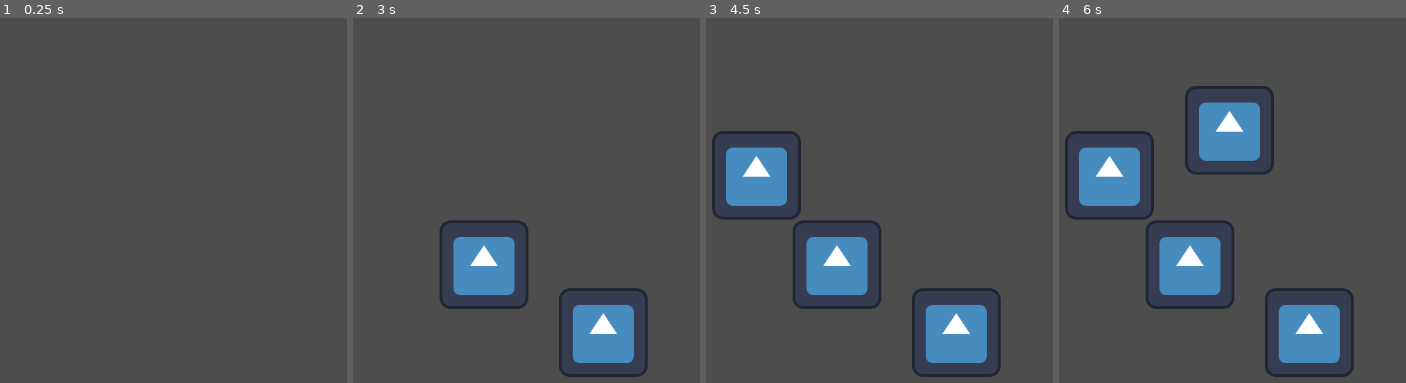
Above: before the commit, frames 1-4 (left to right).
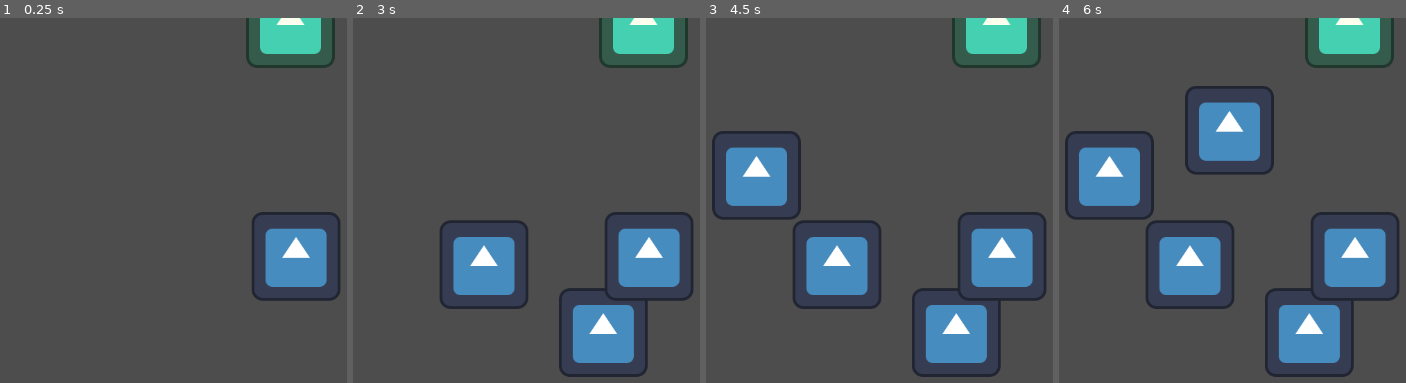
Above: after the commit, the same moments.

Repository: Nelbaiady/level-designer-project
Game: Godot game, scene res://Scenes/editor.tscn
The game is run twice, just before and just after one commit, with the same random seed, the same clock (stepped at 60 frames per second) and the same inputs. The engine's default icon, where the game draws it, is replaced by a stand-in: a white triangle on a blue panel in a dark square.
Inputs (mouse positions are in pixels of both pictures, inside the frame that each line leads up to):
- Up to frame 1 (0.25 s): no input
- Up to frame 2 (3 s): tap Enter at 0.5, 2 s; move the mouse to (outside the picture) at 0.52 s; hold X (jump, bound only after the commit) 0.53-1.28 s; hold Right (right, bound only after the commit) 0.53-2.03 s; tap Space at 1.25, 2.75 s; move the mouse to (484, 266) at 1.27 s; click (484, 266) at 1.35 s; tap X (jump, bound only after the commit) at 1.52, 1.55, 1.82 s; move the mouse to (outside the picture) at 2.02 s; hold Left (left, bound only after the commit) 2.03-2.78 s; hold X (jump, bound only after the commit) 2.03-2.78 s; move the mouse to (602, 331) at 2.77 s; hold Right (right, bound only after the commit) from 2.78 s (still down); click (602, 331) at 2.85 s
- Up to frame 3 (4.5 s): tap X (jump, bound only after the commit) at 3.02, 3.05, 3.32 s; tap Enter at 3.5 s; move the mouse to (outside the picture) at 3.52 s; hold X (jump, bound only after the commit) 3.53-4.28 s; tap Space at 4.25 s; move the mouse to (758, 174) at 4.27 s; release Right (right, bound only after the commit) at 4.28 s; hold Left (left, bound only after the commit) from 4.28 s (still down); click (758, 174) at 4.35 s
- Up to frame 4 (6 s): tap X (jump, bound only after the commit) at 4.52, 4.55, 4.82 s; move the mouse to (1388, 244) at 5.02 s; release Left (left, bound only after the commit) at 5.03 s; hold Right (right, bound only after the commit) 5.03-5.78 s; hold X (jump, bound only after the commit) 5.03-5.78 s; move the mouse to (1229, 131) at 5.77 s; hold Left (left, bound only after the commit) from 5.78 s (still down); click (1229, 131) at 5.85 s

The runs differ from the first frame. In frame 1, 5.8% of the frame differs, in the area x 70-98%, y 0-78%; in frame 2, 5.9%; in frame 3, 5.9%; in frame 4, 5.9%.

Commit message:
Added player
-Added a player scene
-Added global editor singleton
-Added play and edit modes
-Added collision to tiles
-Added gravity to player in play mode
-Added basic player movement

Diff:
--- a/Scenes/Objects/Terrain/Placeholder.tscn
+++ b/Scenes/Objects/Terrain/Placeholder.tscn
@@ -1,8 +1,16 @@
-[gd_scene load_steps=2 format=3 uid="uid://fowyuhehhfg2"]
+[gd_scene load_steps=3 format=3 uid="uid://fowyuhehhfg2"]
 
 [ext_resource type="Texture2D" uid="uid://dhvhdi28jrkuv" path="res://icon.svg" id="1_8ncec"]
+
+[sub_resource type="RectangleShape2D" id="RectangleShape2D_8ncec"]
 
 [node name="Placeholder" type="Node2D"]
 
 [node name="Sprite2D" type="Sprite2D" parent="."]
 texture = ExtResource("1_8ncec")
+
+[node name="StaticBody2D" type="StaticBody2D" parent="."]
+
+[node name="CollisionShape2D" type="CollisionShape2D" parent="StaticBody2D"]
+scale = Vector2(6.5, 6.5)
+shape = SubResource("RectangleShape2D_8ncec")
--- /dev/null
+++ b/Scenes/Player.tscn
@@ -0,0 +1,18 @@
+[gd_scene load_steps=4 format=3 uid="uid://ce1i72nmpos1n"]
+
+[ext_resource type="Script" uid="uid://dm0nrwlnpl01u" path="res://Scenes/player.gd" id="1_rpqav"]
+[ext_resource type="Texture2D" uid="uid://dhvhdi28jrkuv" path="res://icon.svg" id="2_kyqiw"]
+
+[sub_resource type="CapsuleShape2D" id="CapsuleShape2D_gntrk"]
+radius = 63.0
+height = 126.0
+
+[node name="CharacterBody2D" type="CharacterBody2D"]
+script = ExtResource("1_rpqav")
+
+[node name="Sprite2D" type="Sprite2D" parent="."]
+modulate = Color(0.9859586, 1.4865413, 0.93062603, 1)
+texture = ExtResource("2_kyqiw")
+
+[node name="CollisionShape2D" type="CollisionShape2D" parent="."]
+shape = SubResource("CapsuleShape2D_gntrk")
--- a/Scenes/editor.gd
+++ b/Scenes/editor.gd
@@ -5,6 +5,8 @@
 @onready var file_dialog: FileDialog = $"../FileDialog"
 var popupIsOpen = false
 var isSaving = false
+
+
 
 func _physics_process(delta: float) -> void:
 	if !popupIsOpen:
@@ -21,6 +23,15 @@
 			for i in level.get_children():
 				i.queue_free()
 			print('cleared and also delta is ',delta)
+
+		#toggle between edit mode and play mode
+		if Input.is_action_just_pressed("toggleEditing"):
+			if globalEditor.isEditing:
+				globalEditor.isEditing = false
+			else:
+				globalEditor.resetStage.emit()
+				globalEditor.isEditing = true
+
 
 	if Input.is_action_just_pressed("save"):
 		popupIsOpen = true
--- a/Scenes/editor.tscn
+++ b/Scenes/editor.tscn
@@ -1,7 +1,10 @@
-[gd_scene load_steps=3 format=3 uid="uid://bgavxi5l77ibl"]
+[gd_scene load_steps=6 format=3 uid="uid://bgavxi5l77ibl"]
 
 [ext_resource type="Script" uid="uid://buy227idb1d0c" path="res://Scenes/editor.gd" id="1_eyy8u"]
 [ext_resource type="Script" uid="uid://y0j4pcn25wfi" path="res://Scenes/level.gd" id="2_24ceq"]
+[ext_resource type="Script" uid="uid://p7hjdq8g24yk" path="res://Scenes/global_editor.gd" id="3_a7iym"]
+[ext_resource type="PackedScene" uid="uid://ce1i72nmpos1n" path="res://Scenes/Player.tscn" id="4_7wlcy"]
+[ext_resource type="PackedScene" uid="uid://fowyuhehhfg2" path="res://Scenes/Objects/Terrain/Placeholder.tscn" id="5_wkuwf"]
 
 [node name="Node2D" type="Node2D"]
 
@@ -12,9 +15,19 @@
 oversampling_override = 1.0
 position = Vector2i(255, 150)
 ok_button_text = "OK"
+root_subfolder = "savedLevels"
 
 [node name="Level" type="Node2D" parent="."]
 script = ExtResource("2_24ceq")
 
+[node name="globalEditor" type="Node" parent="."]
+script = ExtResource("3_a7iym")
+
+[node name="Player" parent="." instance=ExtResource("4_7wlcy")]
+position = Vector2(576, 8)
+
+[node name="Placeholder" parent="." instance=ExtResource("5_wkuwf")]
+position = Vector2(584, 344)
+
 [connection signal="canceled" from="FileDialog" to="Editor" method="_on_file_dialog_canceled"]
 [connection signal="confirmed" from="FileDialog" to="Editor" method="_on_file_dialog_confirmed"]
--- /dev/null
+++ b/Scenes/global_editor.gd
@@ -0,0 +1,4 @@
+extends Node
+
+var isEditing = true
+signal resetStage()
--- /dev/null
+++ b/Scenes/player.gd
@@ -0,0 +1,45 @@
+extends CharacterBody2D
+const gravity = 2400
+const maxMoveSpeed = 700
+const accelaration = 4000
+const jumpSpeed = 1000
+var gravityMult = 1
+var jumping = false
+var lastEditPosition = Vector2.ZERO
+
+var directionInput = Vector2.ZERO
+
+func _ready() -> void:
+	globalEditor.connect("resetStage",resetPlayer)
+
+func _physics_process(delta: float) -> void:
+	#Either mode
+	directionInput = Vector2(Input.get_axis("left","right"),Input.get_axis("down","up"))
+	#Edit mode
+	if globalEditor.isEditing:
+		lastEditPosition = position
+
+	#Play mode
+	else:
+		velocity = Vector2(move_toward(velocity.x,directionInput.x * maxMoveSpeed,accelaration*delta),velocity.y)
+		velocity.y += gravity * gravityMult * delta
+
+		if Input.is_action_just_pressed("jump"):
+			#Jump if jump button is pressed and the player is on the floor
+			if (is_on_floor()):
+				velocity= Vector2(velocity.x, -jumpSpeed)
+				jumping = true
+		else:
+			pass
+
+		if (is_on_floor()):
+			jumping = false
+			gravityMult = 1
+		else:
+			if !Input.is_action_pressed("jump"):
+				gravityMult = 1.5
+		move_and_slide()
+
+func resetPlayer():
+	position = lastEditPosition
+	velocity = Vector2.ZERO
--- a/project.godot
+++ b/project.godot
@@ -14,6 +14,10 @@
 run/main_scene="uid://bgavxi5l77ibl"
 config/features=PackedStringArray("4.5", "Forward Plus")
 config/icon="res://icon.svg"
+
+[autoload]
+
+globalEditor="*res://Scenes/global_editor.gd"
 
 [input]
 
@@ -42,3 +46,48 @@
 "events": [Object(InputEventKey,"resource_local_to_scene":false,"resource_name":"","device":-1,"window_id":0,"alt_press …(189 unchanged characters)…
 ]
 }
+toggleEditing={
+"deadzone": 0.2,
+"events": [Object(InputEventKey,"resource_local_to_scene":false,"resource_name":"","device":-1,"window_id":0,"alt_pressed":false,"shift_pressed":false,"ctrl_pressed":true,"meta_pressed":false,"pressed":false,"keycode":0,"physical_keycode":80,"key_label":0,"unicode":0,"location":0,"echo":false,"script":null)
+]
+}
+left={
+"deadzone": 0.2,
+"events": [Object(InputEventKey,"resource_local_to_scene":false,"resource_name":"","device":-1,"window_id":0,"alt_pressed":false,"shift_pressed":false,"ctrl_pressed":false,"meta_pressed":false,"pressed":false,"keycode":0,"physical_keycode":4194319,"key_label":0,"unicode":0,"location":0,"echo":false,"script":null)
+, Object(InputEventJoypadButton,"resource_local_to_scene":false,"resource_name":"","device":-1,"button_index":13,"pressure":0.0,"pressed":true,"script":null)
+, Object(InputEventJoypadMotion,"resource_local_to_scene":false,"resource_name":"","device":-1,"axis":0,"axis_value":-1.0,"script":null)
+]
+}
+right={
+"deadzone": 0.2,
+"events": [Object(InputEventKey,"resource_local_to_scene":false,"resource_name":"","device":-1,"window_id":0,"alt_pressed":false,"shift_pressed":false,"ctrl_pressed":false,"meta_pressed":false,"pressed":false,"keycode":0,"physical_keycode":4194321,"key_label":0,"unicode":0,"location":0,"echo":false,"script":null)
+, Object(InputEventJoypadButton,"resource_local_to_scene":false,"resource_name":"","device":-1,"button_index":14,"pressure":0.0,"pressed":true,"script":null)
+, Object(InputEventJoypadMotion,"resource_local_to_scene":false,"resource_name":"","device":-1,"axis":0,"axis_value":1.0,"script":null)
+]
+}
+up={
+"deadzone": 0.2,
+"events": [Object(InputEventKey,"resource_local_to_scene":false,"resource_name":"","device":-1,"window_id":0,"alt_pressed":false,"shift_pressed":false,"ctrl_pressed":false,"meta_pressed":false,"pressed":false,"keycode":0,"physical_keycode":4194320,"key_label":0,"unicode":0,"location":0,"echo":false,"script":null)
+, Object(InputEventJoypadButton,"resource_local_to_scene":false,"resource_name":"","device":-1,"button_index":11,"pressure":0.0,"pressed":false,"script":null)
+, Object(InputEventJoypadMotion,"resource_local_to_scene":false,"resource_name":"","device":-1,"axis":1,"axis_value":-1.0,"script":null)
+]
+}
+down={
+"deadzone": 0.2,
+"events": [Object(InputEventKey,"resource_local_to_scene":false,"resource_name":"","device":-1,"window_id":0,"alt_pressed":false,"shift_pressed":false,"ctrl_pressed":false,"meta_pressed":false,"pressed":false,"keycode":0,"physical_keycode":4194322,"key_label":0,"unicode":0,"location":0,"echo":false,"script":null)
+, Object(InputEventJoypadButton,"resource_local_to_scene":false,"resource_name":"","device":-1,"button_index":12,"pressure":0.0,"pressed":true,"script":null)
+, Object(InputEventJoypadMotion,"resource_local_to_scene":false,"resource_name":"","device":-1,"axis":1,"axis_value":1.0,"script":null)
+]
+}
+jump={
+"deadzone": 0.2,
+"events": [Object(InputEventKey,"resource_local_to_scene":false,"resource_name":"","device":-1,"window_id":0,"alt_pressed":false,"shift_pressed":false,"ctrl_pressed":false,"meta_pressed":false,"pressed":false,"keycode":0,"physical_keycode":88,"key_label":0,"unicode":120,"location":0,"echo":false,"script":null)
+, Object(InputEventJoypadButton,"resource_local_to_scene":false,"resource_name":"","device":-1,"button_index":0,"pressure":0.0,"pressed":true,"script":null)
+]
+}
+action1={
+"deadzone": 0.2,
+"events": [Object(InputEventKey,"resource_local_to_scene":false,"resource_name":"","device":-1,"window_id":0,"alt_pressed":false,"shift_pressed":false,"ctrl_pressed":false,"meta_pressed":false,"pressed":false,"keycode":0,"physical_keycode":67,"key_label":0,"unicode":99,"location":0,"echo":false,"script":null)
+, Object(InputEventJoypadButton,"resource_local_to_scene":false,"resource_name":"","device":-1,"button_index":2,"pressure":0.0,"pressed":true,"script":null)
+]
+}
Not shown, added: Scenes/global_editor.gd.uid
Not shown, added: Scenes/player.gd.uid
Renamed: sadness.tscn -> savedLevels/sadness.tscn
